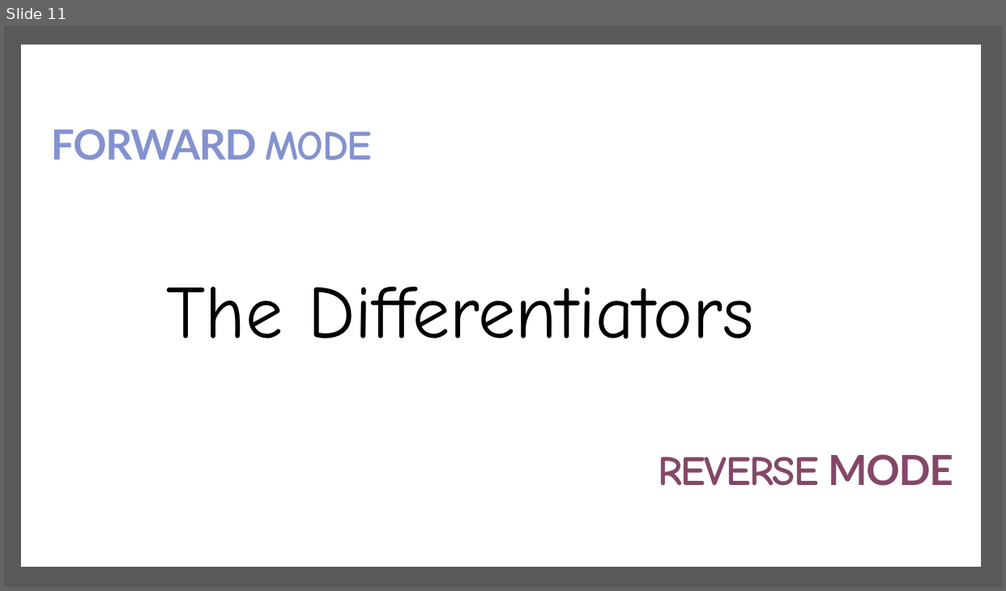
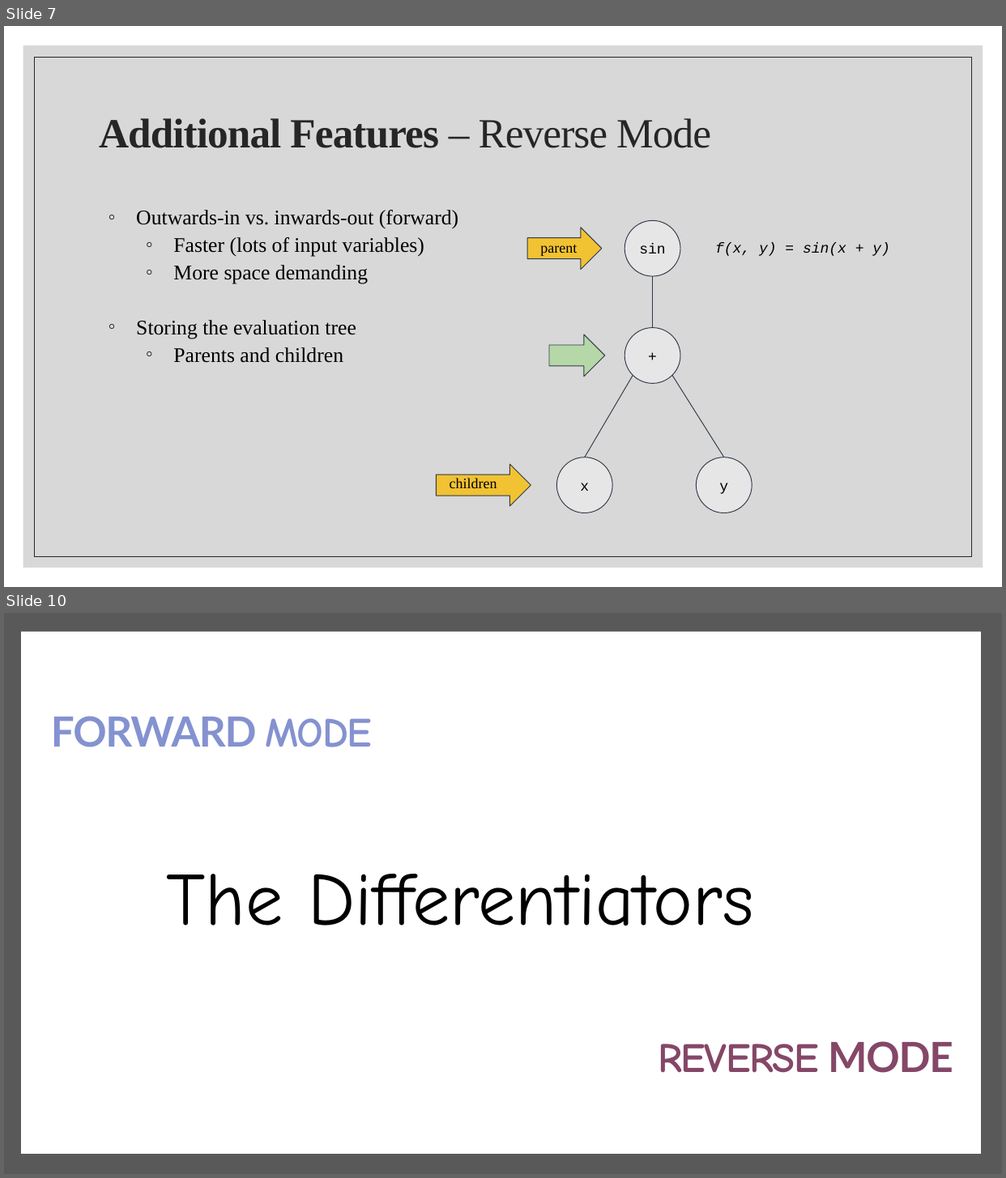
Before and after one commit to the-differentiators/cs207-FinalProject, a slide deck: docs/cs207-presentation.pptx. Shown one above the other, each under a label of ours: slide 11 before the commit, slides 7 and 10 after it; the slides between them are not shown. The pictures are 1006x591 and 1006x1178 pixels, drawn with LibreOffice and Linux fonts; fonts in the diff are those of the drawing; background and template pictures are left out. Boxes give left, top, right and bottom in pixels: in the first picture for what was removed or moved away, otherwise in the second. Text is boxed around its words. In the diff, an @@ line names an element or a change of style, - is before the commit and + after.

Commit message:
add final presentation and forward demo

```diff
--- a/docs/cs207-presentation.pptx
+++ b/docs/cs207-presentation.pptx
@@ slide 7 added at <box>4,26,1002,587</box>, background #FFFFFF @@
@@ rectangle added at <box>23,45,983,568</box>, fill #BFBFBF at 60% opacity @@
@@ rectangle added at <box>35,57,972,557</box>, outline #262626 0.5 pt @@
@@ title added at <box>99,118,711,148</box>, 40 pt, text #262626, bold @@
+Additional Features – Reverse Mode
@@ text added at <box>136,210,458,363</box>, 20 pt, text #000000 @@
+◦ Outwards-in vs. inwards-out (forward)
+  ◦ Faster (lots of input variables)
+  ◦ More space demanding
+◦ Storing the evaluation tree
+  ◦ Parents and children
@@ right arrow added at <box>527,228,602,269</box>, fill #F1C232, outline #2E3948 0.75 pt @@
@@ ellipse added at <box>624,220,680,276</box>, fill #E7E6E6, outline #2E3948 0.75 pt @@
@@ text added at <box>639,244,665,254</box>, 14 pt, text #000000 @@
+sin
@@ text added at <box>715,242,890,256</box>, 14 pt, text #000000, italic @@
+f(x, y) = sin(x + y)
@@ text added at <box>540,245,577,256</box>, 14 pt, text #000000 @@
+parent
@@ line added from (652, 327) to (652, 277), #2E3948 0.75 pt @@
@@ right arrow added at <box>549,335,604,377</box>, fill #B6D7A8, outline #2E3948 0.75 pt @@
@@ ellipse added at <box>624,327,680,383</box>, fill #E7E6E6, outline #2E3948 0.75 pt @@
@@ text added at <box>627,343,679,369</box>, 14 pt, text #000000 @@
++
@@ line added from (633, 376) to (585, 458), #2E3948 0.75 pt @@
@@ line added from (672, 376) to (724, 458), #2E3948 0.75 pt @@
@@ ellipse added at <box>556,458,612,514</box>, fill #E7E6E6, outline #2E3948 0.75 pt @@
@@ ellipse added at <box>697,458,752,514</box>, fill #E7E6E6, outline #2E3948 0.75 pt @@
@@ right arrow added at <box>436,465,531,506</box>, fill #F1C232, outline #2E3948 0.75 pt @@
@@ text added at <box>450,478,497,489</box>, 14 pt, text #000000 @@
+children
@@ text added at <box>580,483,589,491</box>, 14 pt, text #000000 @@
+x
@@ text added at <box>719,483,728,494</box>, 14 pt, text #000000 @@
+y
@@ what was slide 11 is now slide 10 @@
```
Also in this commit, not shown: 3 slides changed, 5 other slides added, 7 slides removed, 3 other files.
